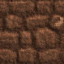
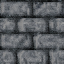
Layers edited between the first and the second 64x64 image:
hid "Presse-papiers #4" over [left=54, top=17, right=60, bottom=23]
hid "Presse-papiers #3" over [left=54, top=17, right=63, bottom=26]
showed "castle_pavement_brick.png" over [left=0, top=0, right=64, bottom=64]
